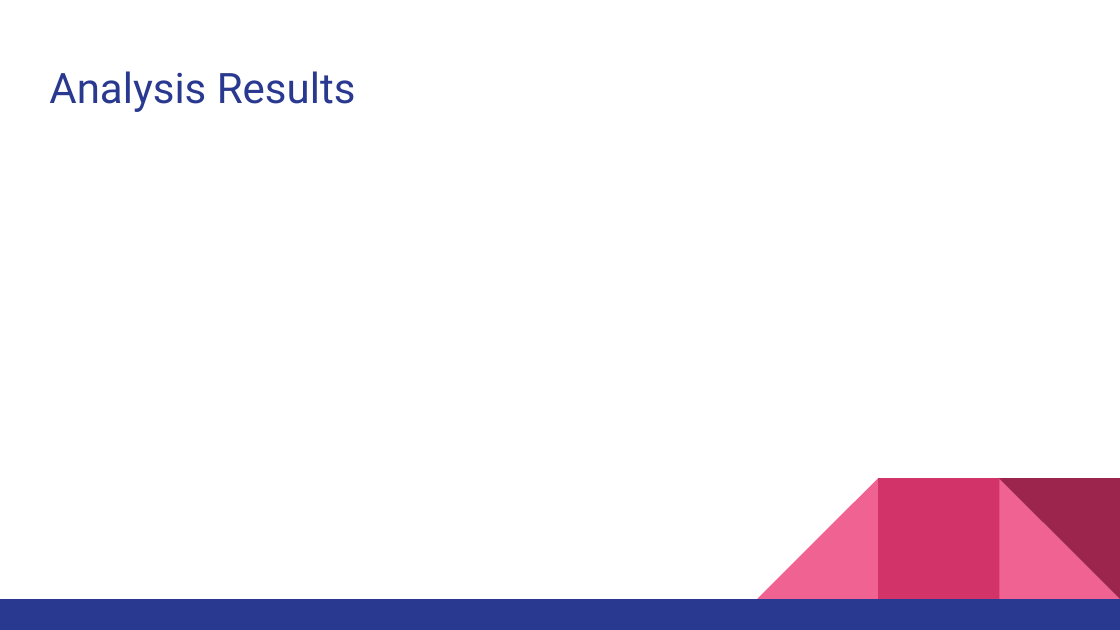
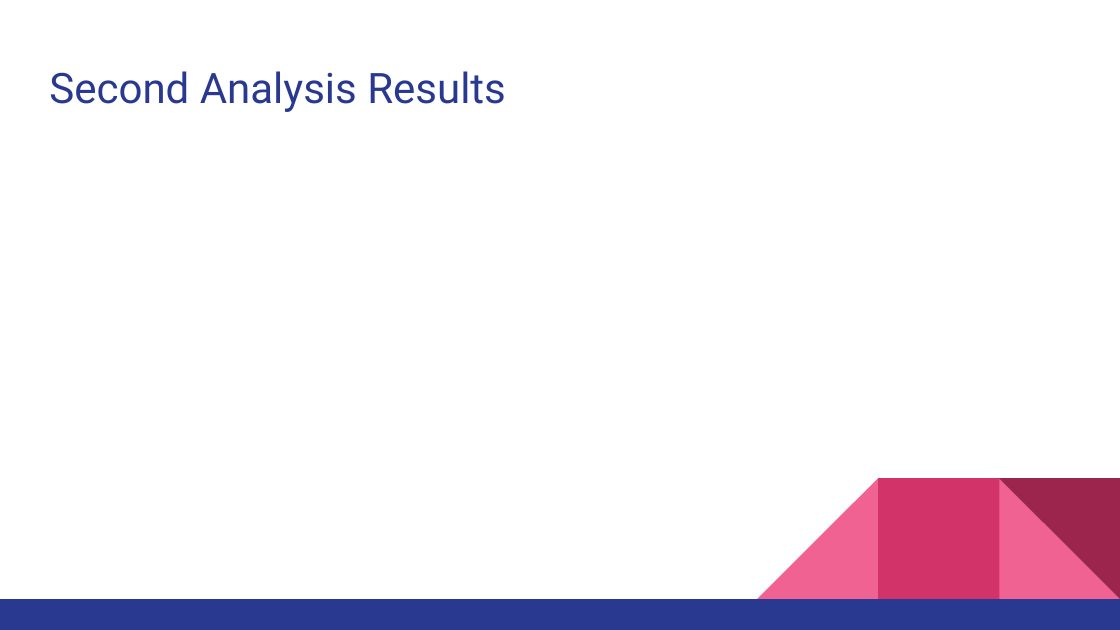
Before and after one commit to TurnerE8/Flight-Price-Predictor, a slide deck: slide 11 of SlideShow/Data Analytics Final Presentation.pptx (slide 9 before the commit). Drawn at 1120x630 pixels with LibreOffice and Linux fonts; fonts in the diff are those of the drawing. Boxes give left, top, right and bottom in pixels: in the first picture for what was removed or moved away, otherwise in the second. Text is boxed around its words. In the diff, an @@ line names an element or a change of style, - is before the commit and + after.

```diff
--- a/SlideShow/Data Analytics Final Presentation.pptx
+++ b/SlideShow/Data Analytics Final Presentation.pptx
@@ title at [49,71,506,112]: text changed @@
-Analysis Results
+Second Analysis Results
```
Also in this commit, not shown: 2 other slides changed, 9 slides added, 4 slides removed.
